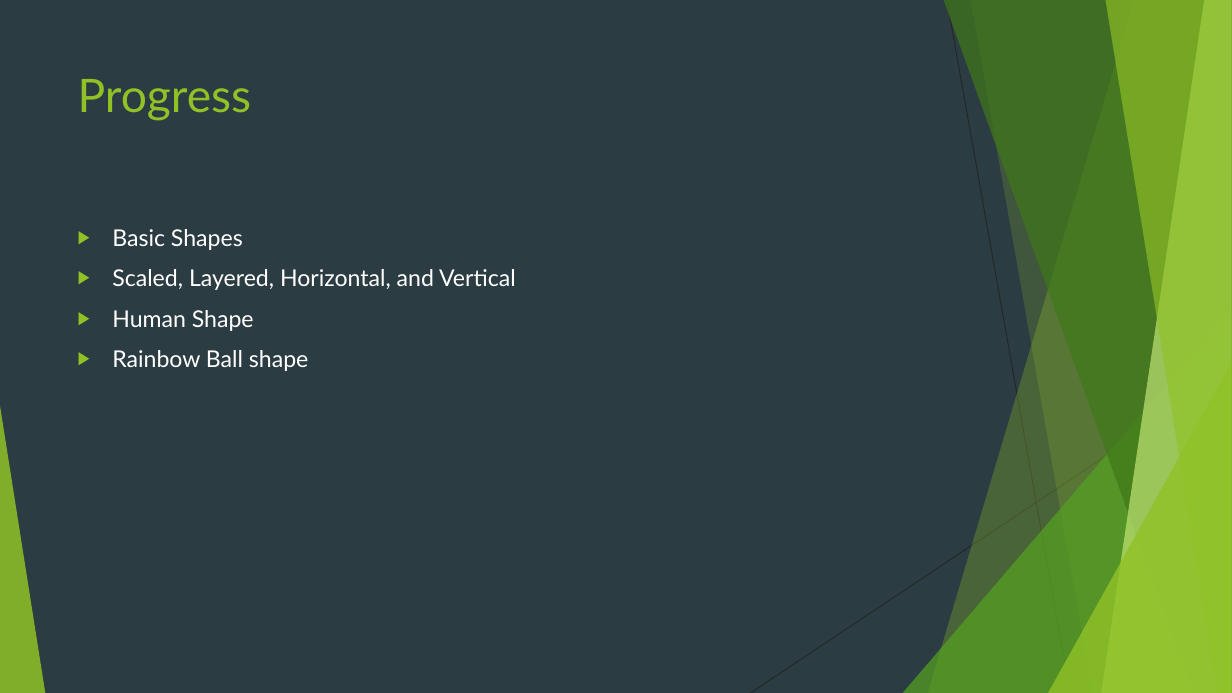
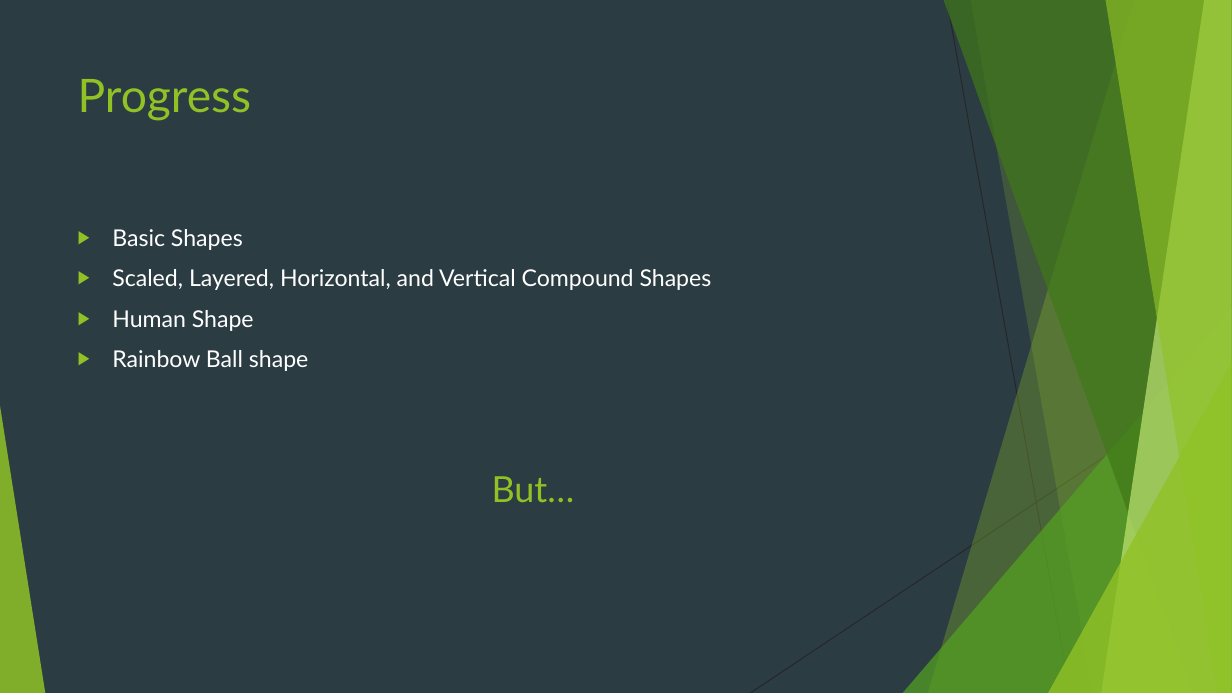
Before and after one commit to namikim97/cs372_project2_cps, a slide deck: slide 4 of CPS.pptx. Drawn at 1232x693 pixels with LibreOffice and Linux fonts; fonts in the diff are those of the drawing. Boxes give left, top, right and bottom in pixels: in the first picture for what was removed or moved away, otherwise in the second. Text is boxed around its words. In the diff, an @@ line names an element or a change of style, - is before the commit and + after.

```diff
--- a/CPS.pptx
+++ b/CPS.pptx
@@ text at [112, 269, 712, 290]: text changed @@
-▶ Scaled, Layered, Horizontal, and Vertical
+▶ Scaled, Layered, Horizontal, and Vertical Compound Shapes
@@ text at [492, 476, 575, 502]: paragraph added @@
+But…
```
Also in this commit, not shown: 2 other slides changed.
